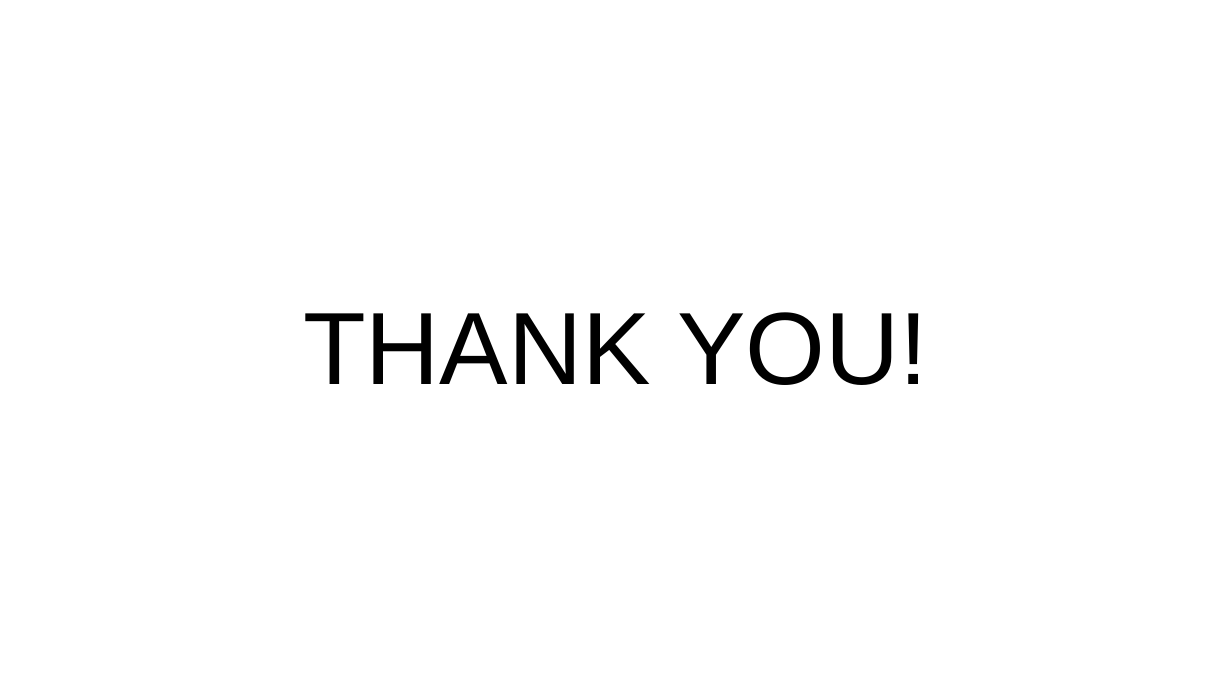
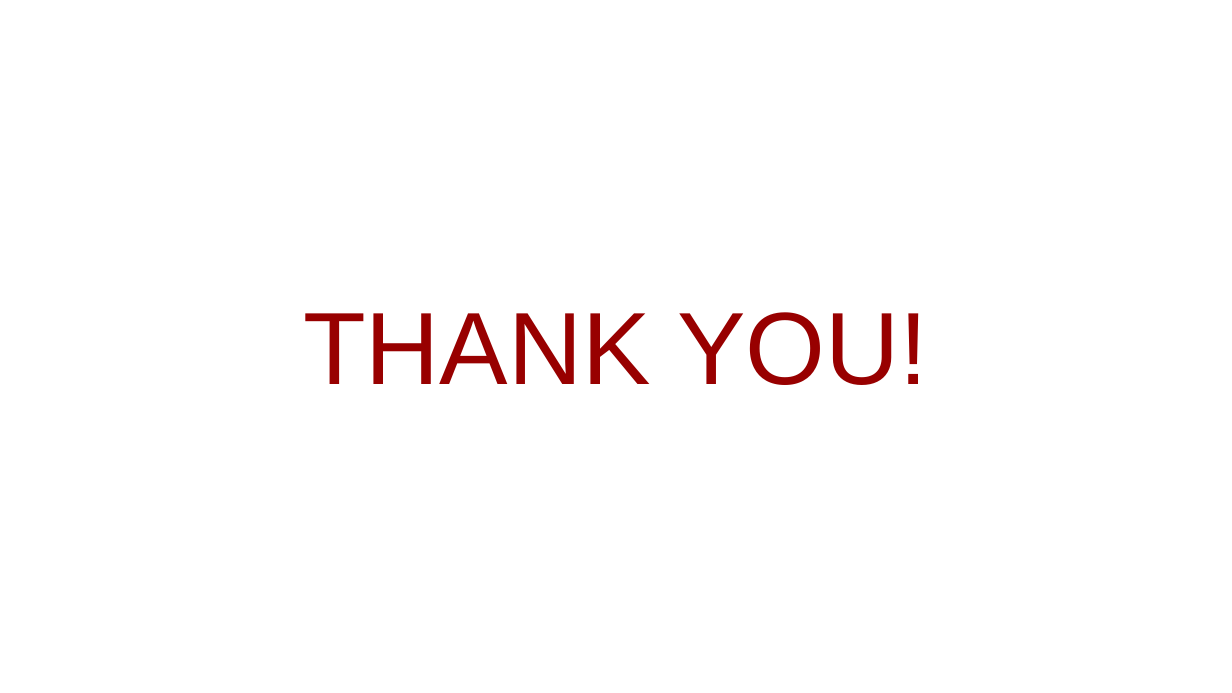
Before and after one commit to leobix/mban22_software_tools, a slide deck: slide 42 of Orientation/Session4_Git/VersionControl.pptx. Drawn at 1232x693 pixels with LibreOffice and Linux fonts; fonts in the diff are those of the drawing. Boxes give left, top, right and bottom in pixels: in the first picture for what was removed or moved away, otherwise in the second. Text is boxed around its words. In the diff, an @@ line names an element or a change of style, - is before the commit and + after.

Commit message:
Fix git slides color

```diff
--- a/Orientation/Session4_Git/VersionControl.pptx
+++ b/Orientation/Session4_Git/VersionControl.pptx
@@ text "THANK YOU!" at bbox=[303, 312, 929, 385]: text colour #000000 to #980000 @@
```
Also in this commit, not shown: 3 other slides changed.
